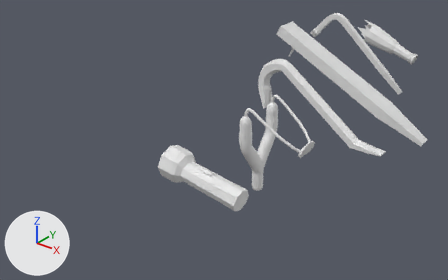
The Blender file weapons_tools_armor1.blend, before and after one commit.
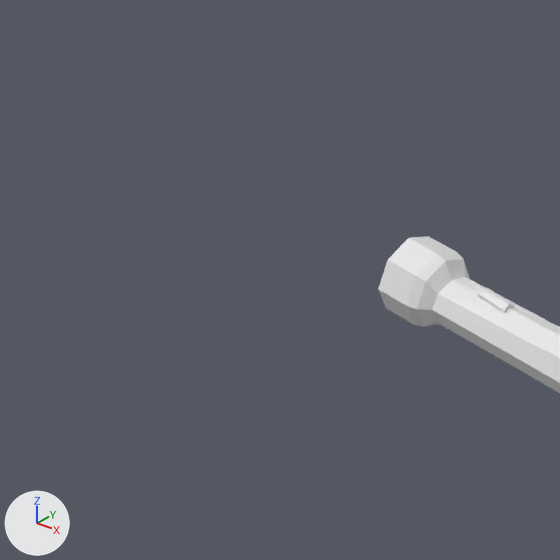
There are two pictures of each version: one whole from a 50 mm lens placed at (46.0, -25.5, 45.9), pointed at (-8.8, 42.9, 3.5), one close up on the part from 0% to 52% of the width and 17% to 100% of the height. Every picture has the same lights, and +X, +Y and +Z are marked at lower left.

Objects in the first close-up: 'Flashlight'.
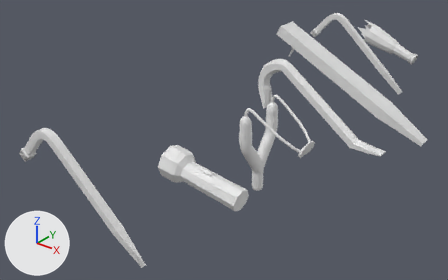
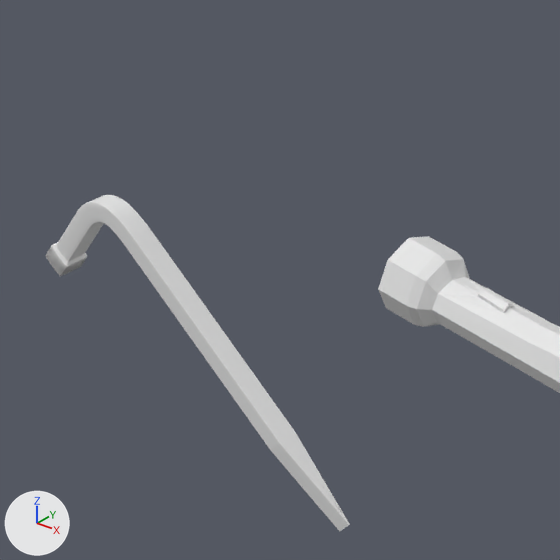
What the commit changed:
Object 'Tire Iron.001' (ob_tire_iron_001) is new; it shows a copy of the mesh of ob_tire_iron.
Its location is (0.0, 12.31, 7.24).
Its rotation in degrees is (3.4, -47, -1.7).
Its scale is (0.522, 0.522, 5.94).

Pixel boxes [x1, y1, x2, y2] of what changed, in the close-ups (560 x 560 px):
'Tire Iron.001', added: after [46, 195, 350, 531]
